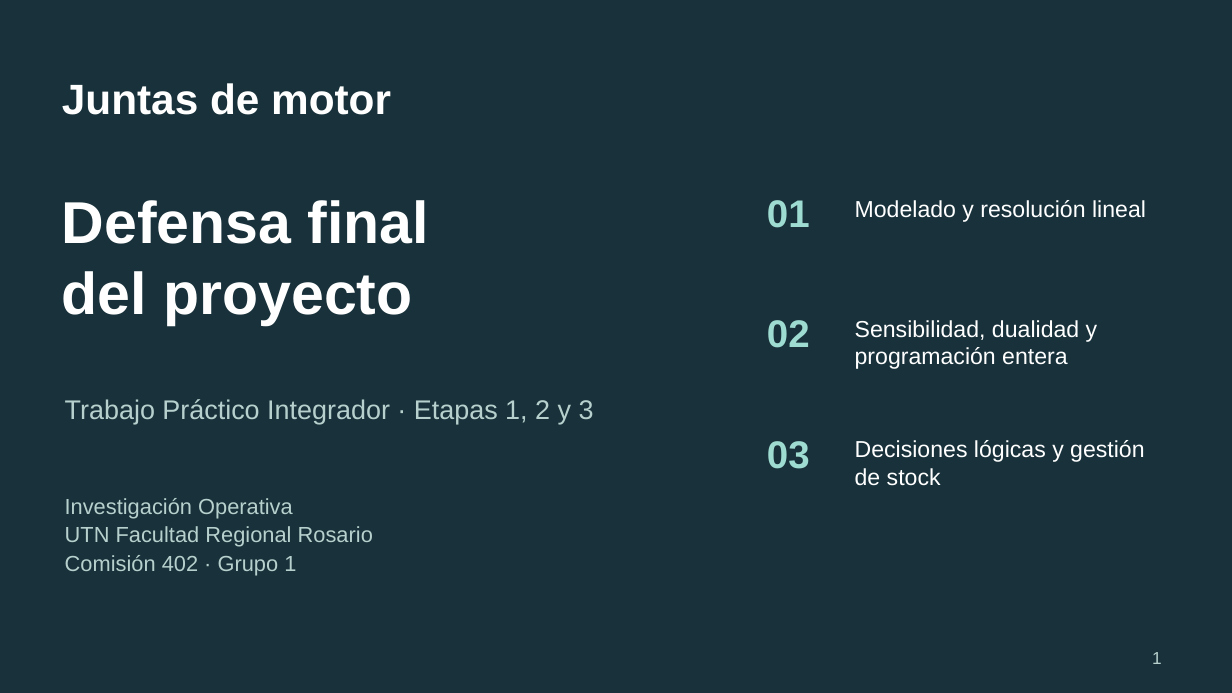
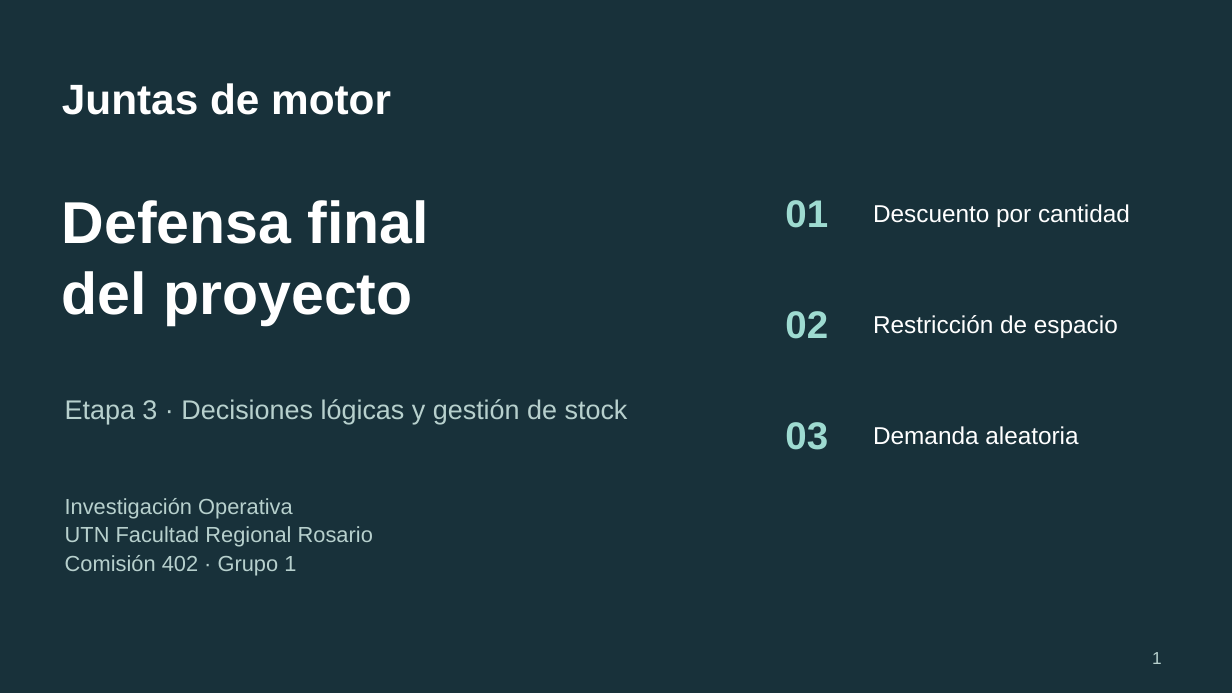
Before and after one commit to JuanBonadeo/utn_brain, a slide deck: slide 1 of materias/IO/entregables/etapa3/IO_402_Grupo1_Etapa3_Presentacion.pptx. Drawn at 1232x693 pixels with LibreOffice and Linux fonts; fonts in the diff are those of the drawing. Boxes give left, top, right and bottom in pixels: in the first picture for what was removed or moved away, otherwise in the second. Text is boxed around its words. In the diff, an @@ line names an element or a change of style, - is before the commit and + after.

```diff
--- a/materias/IO/entregables/etapa3/IO_402_Grupo1_Etapa3_Presentacion.pptx
+++ b/materias/IO/entregables/etapa3/IO_402_Grupo1_Etapa3_Presentacion.pptx
@@ text "01" moved from (x1=767, y1=200, x2=810, y2=228) to (x1=785, y1=200, x2=828, y2=228) @@
@@ text at (x1=873, y1=204, x2=1130, y2=227): text changed; size 18 to 19 pt @@
-Modelado y resolución lineal
+Descuento por cantidad
@@ text "02" moved from (x1=767, y1=320, x2=810, y2=348) to (x1=785, y1=311, x2=828, y2=339) @@
@@ text at (x1=873, y1=315, x2=1118, y2=338): text changed; size 18 to 19 pt @@
-Sensibilidad, dualidad y programación entera
+Restricción de espacio
@@ text at (x1=65, y1=399, x2=628, y2=424): text changed @@
-Trabajo Práctico Integrador · Etapas 1, 2 y 3
+Etapa 3 · Decisiones lógicas y gestión de stock
@@ text "03" moved from (x1=767, y1=441, x2=810, y2=469) to (x1=785, y1=422, x2=828, y2=450) @@
@@ text at (x1=873, y1=426, x2=1078, y2=445): text changed; size 18 to 19 pt @@
-Decisiones lógicas y gestión de stock
+Demanda aleatoria
```
Also in this commit, not shown: 6 other slides changed, 4 slides added, 4 slides removed, 1 other file.
